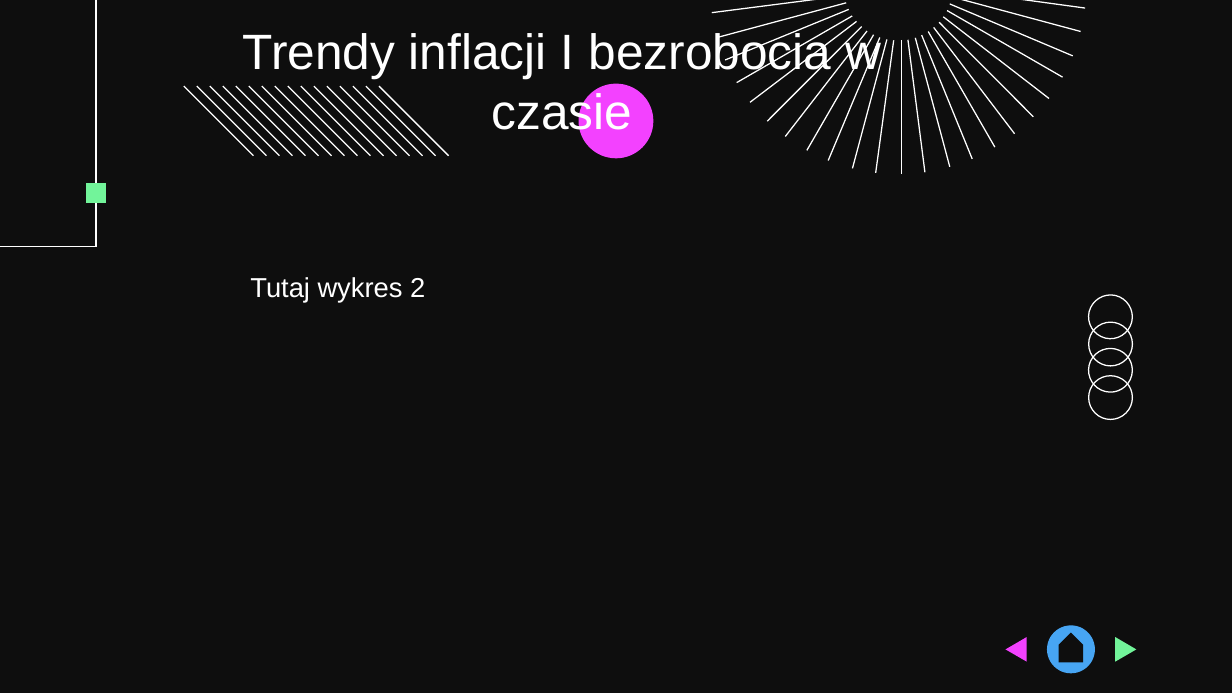
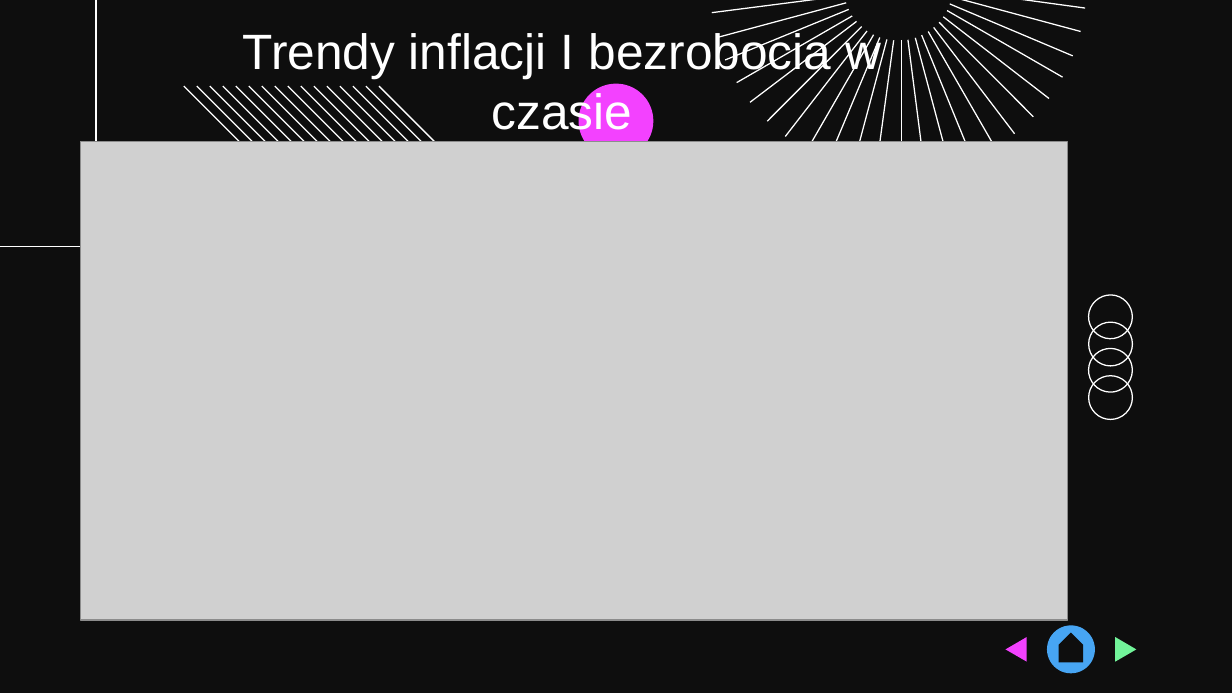
Before and after one commit to CyprianWo/AnalizaDanych-Projekt, a slide deck: slide 13 of Prezentacja_v2.pptx (slide 9 before the commit). Drawn at 1232x693 pixels with LibreOffice and Linux fonts; fonts in the diff are those of the drawing; grey boxes stand for pictures; background and template pictures are left out. Boxes give left, top, right and bottom in pixels: in the first picture for what was removed or moved away, otherwise in the second. Text is boxed around its words. In the diff, an @@ line names an element or a change of style, - is before the commit and + after.

```diff
--- a/Prezentacja_v2.pptx
+++ b/Prezentacja_v2.pptx
@@ picture added at (x1=80, y1=142, x2=1068, y2=620) @@
@@ freeform shape removed at (x1=86, y1=184, x2=106, y2=203) @@
@@ subtitle removed at (x1=250, y1=277, x2=425, y2=303) @@
-Tutaj wykres 2
```
Also in this commit, not shown: 4 other slides changed, 9 slides added, 2 slides removed.
